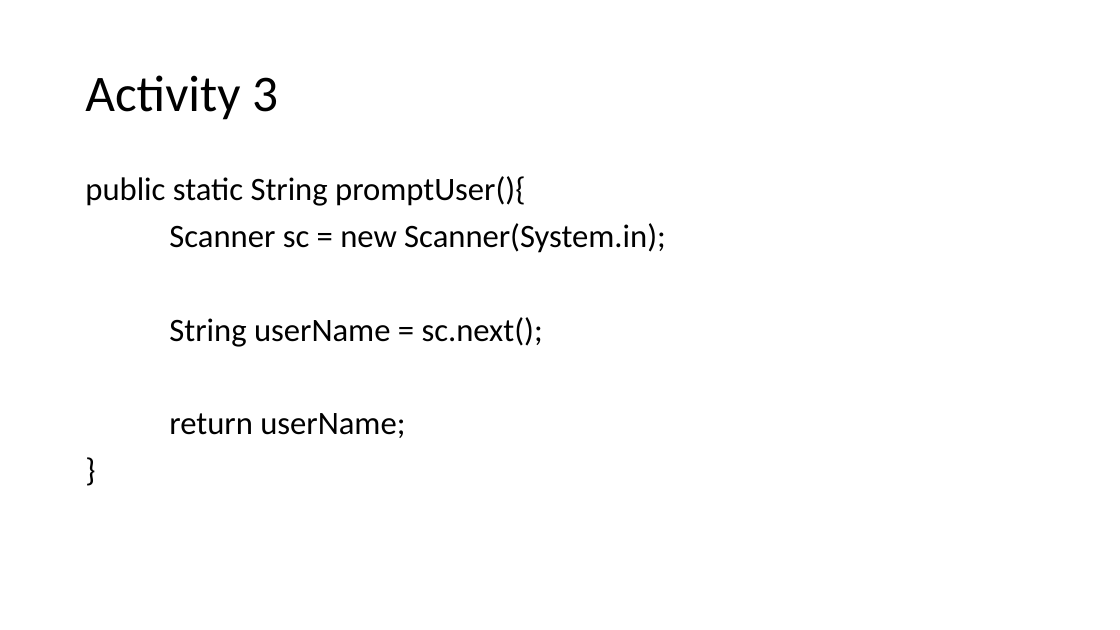
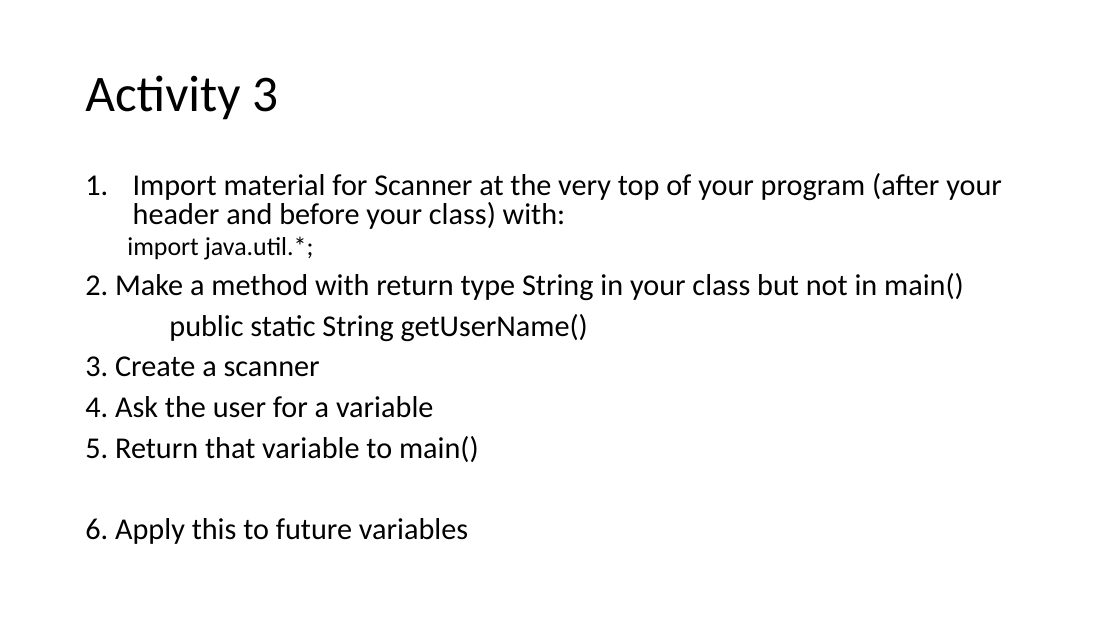
Before and after one commit to kingsman142/CS0007-UTA, a slide deck: slide 7 of Powerpoints/CS0007 Week 4.pptx. Drawn at 1120x630 pixels with LibreOffice and Linux fonts; fonts in the diff are those of the drawing. Boxes give left, top, right and bottom in pixels: in the first picture for what was removed or moved away, otherwise in the second. Text is boxed around its words. In the diff, an @@ line names an element or a change of style, - is before the commit and + after.

```diff
--- a/Powerpoints/CS0007 Week 4.pptx
+++ b/Powerpoints/CS0007 Week 4.pptx
@@ text at (x1=85, y1=173, x2=1002, y2=544): text changed; size 28 to 25.9 pt @@
-public static String promptUser(){
-Scanner sc = new Scanner(System.in);
-String userName = sc.next();
-return userName;
-}
+1. Import material for Scanner at the very top of your program (after your header and before your class) with:
+  import java.util.*;
+2. Make a method with return type String in your class but not in main()
+public static String getUserName()
+3. Create a scanner
+4. Ask the user for a variable
+5. Return that variable to main()
+6. Apply this to future variables
```
Also in this commit, not shown: 6 other slides changed, 2 other files.
